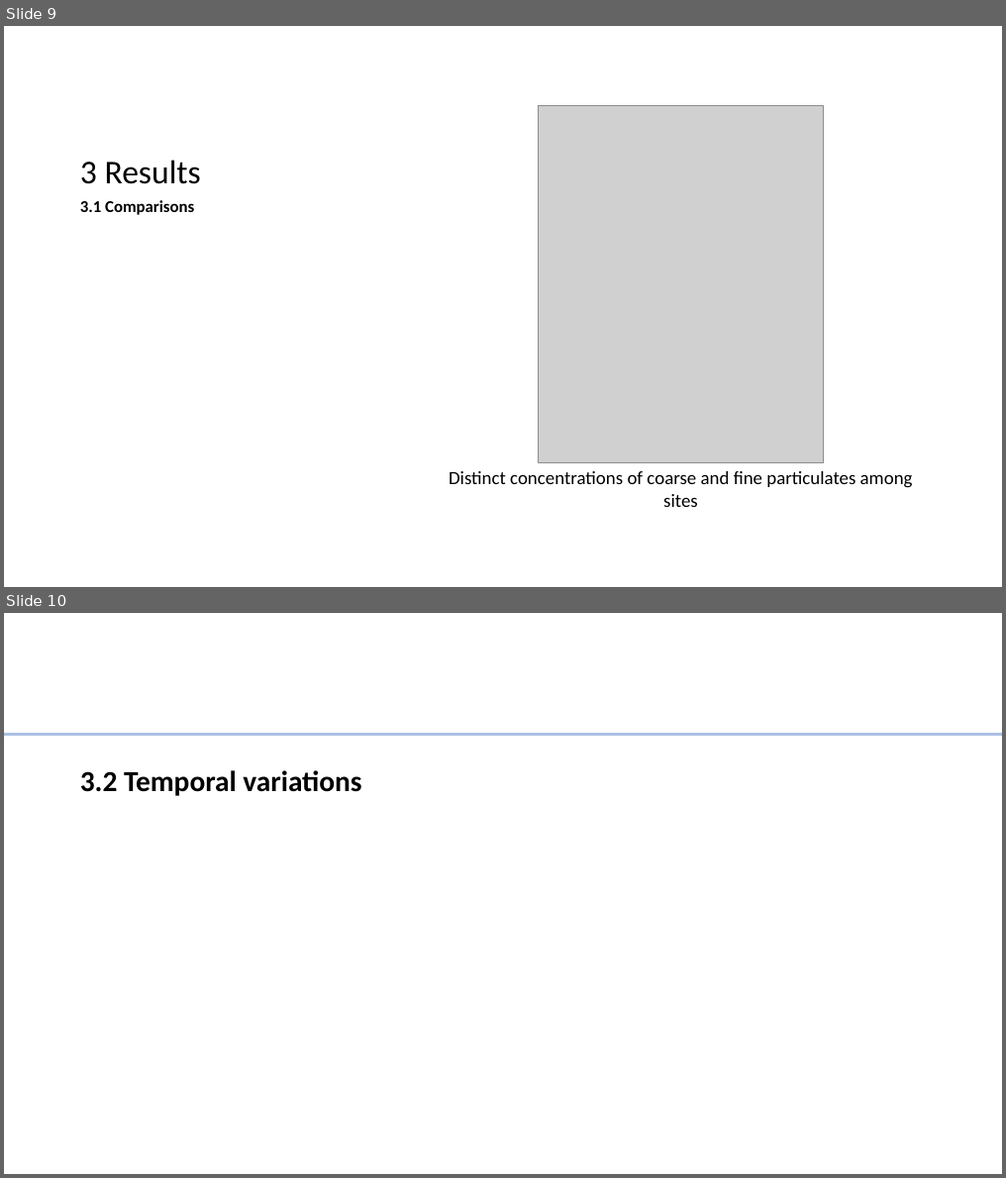
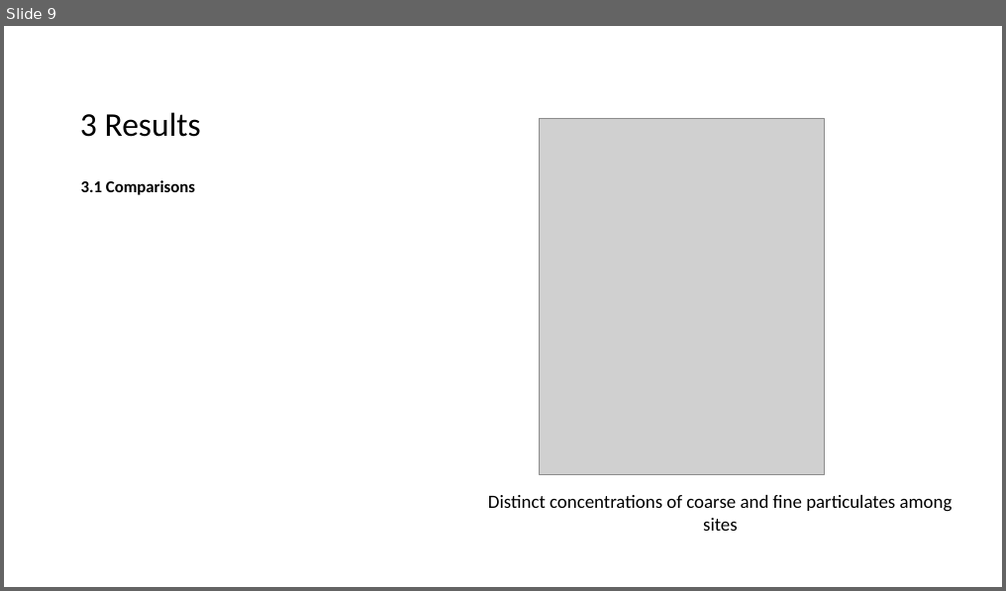
Before and after one commit to EmouAcademy/PM-manuscript, a slide deck: visuals/ppt_presentation.pptx. Shown one above the other, each under a label of ours: slides 9 and 10 before the commit, slide 9 after it. The pictures are 1006x1178 and 1006x591 pixels, drawn with LibreOffice and Linux fonts; fonts in the diff are those of the drawing; grey boxes stand for pictures. Boxes give left, top, right and bottom in pixels: in the first picture for what was removed or moved away, otherwise in the second. Text is boxed around its words. In the diff, an @@ line names an element or a change of style, - is before the commit and + after.

```diff
--- a/visuals/ppt_presentation.pptx
+++ b/visuals/ppt_presentation.pptx
@@ slide 10 removed at box(4, 613, 1002, 1174), background #FFFFFF @@
@@ line removed from (1002, 735) to (4, 735) @@
@@ text removed at box(80, 770, 361, 796) @@
-3.2 Temporal variations
@@ slide 9 changed as well @@
@@ title "3 Results": place and size @@
-title "3 Results" at box(80, 160, 201, 184)
+title "3 Results" at box(80, 112, 201, 137)
@@ picture: place and size @@
-picture at box(539, 106, 824, 463)
+picture at box(540, 118, 825, 474)
@@ text "3.1 Comparisons": place and size @@
-text "3.1 Comparisons" at box(80, 200, 194, 215)
+text "3.1 Comparisons" at box(81, 180, 195, 195)
@@ text "Distinct concentrations of coarse and ...": place and size @@
-text "Distinct concentrations of coarse and ..." at box(449, 472, 913, 507)
+text "Distinct concentrations of coarse and ..." at box(488, 495, 952, 531)
```
Also in this commit, not shown: 10 other slides changed, 6 slides added, 4 other slides removed, 23 other files.
